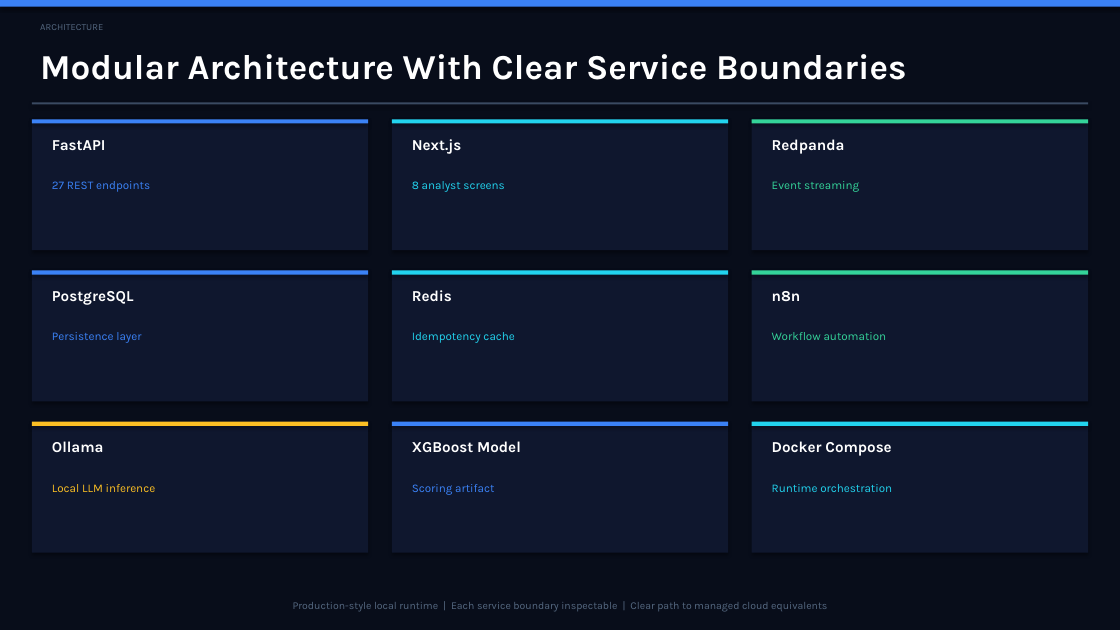
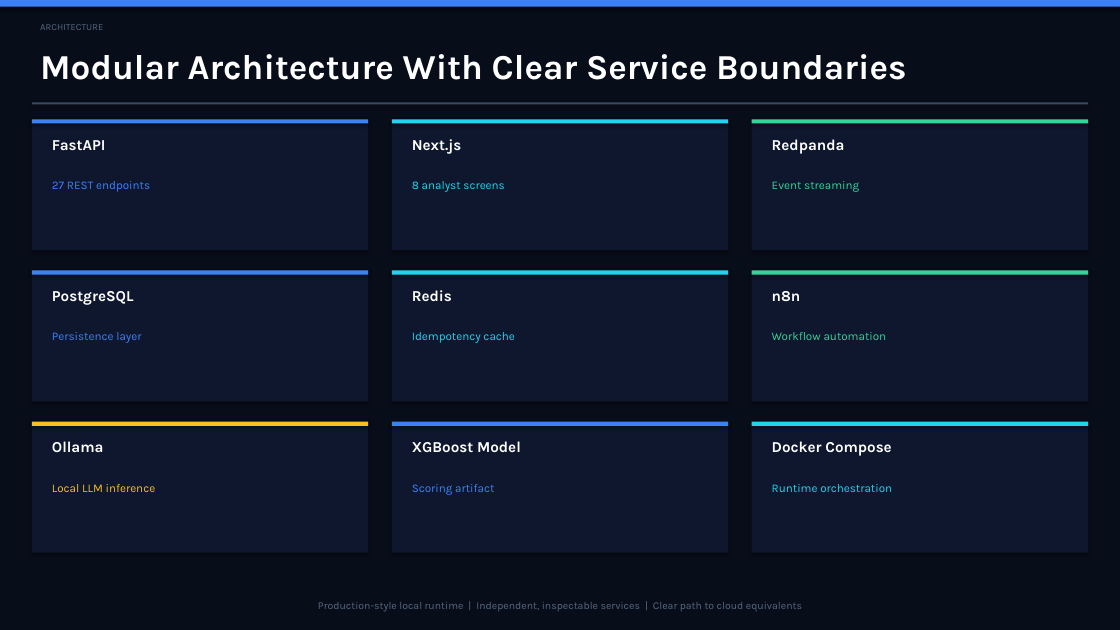
Before and after one commit to IjazKakkodDS/transaction-fraud-intelligence-console, a slide deck: slide 4 of docs/presentation/real-time-fraud-intelligence-console-executive-deck.pptx. Drawn at 1120x630 pixels with LibreOffice and Linux fonts; fonts in the diff are those of the drawing. Boxes give left, top, right and bottom in pixels: in the first picture for what was removed or moved away, otherwise in the second. Text is boxed around its words. In the diff, an @@ line names an element or a change of style, - is before the commit and + after.

```diff
--- a/docs/presentation/real-time-fraud-intelligence-console-executive-deck.pptx
+++ b/docs/presentation/real-time-fraud-intelligence-console-executive-deck.pptx
@@ text at box(318, 602, 802, 612): text changed @@
-Production-style local runtime | Each service boundary inspectable | Clear path to managed cloud equivalents
+Production-style local runtime | Independent, inspectable services | Clear path to cloud equivalents
```
Also in this commit, not shown: 8 other slides changed.
